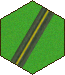
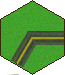
Layered file, before and after one edit (65px x 75px). Changes by layer:
painted on "Layer 1 copy" over 7, 6, 64, 75
